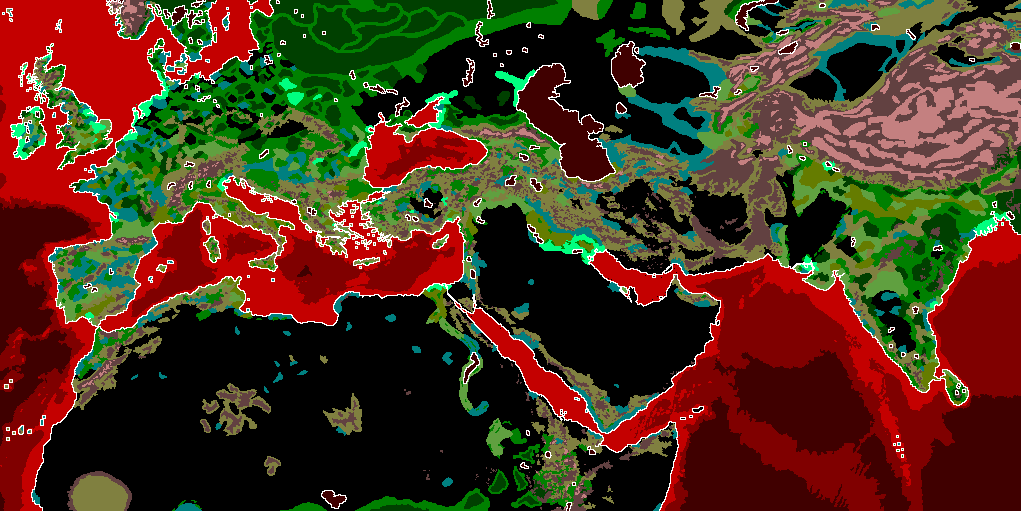
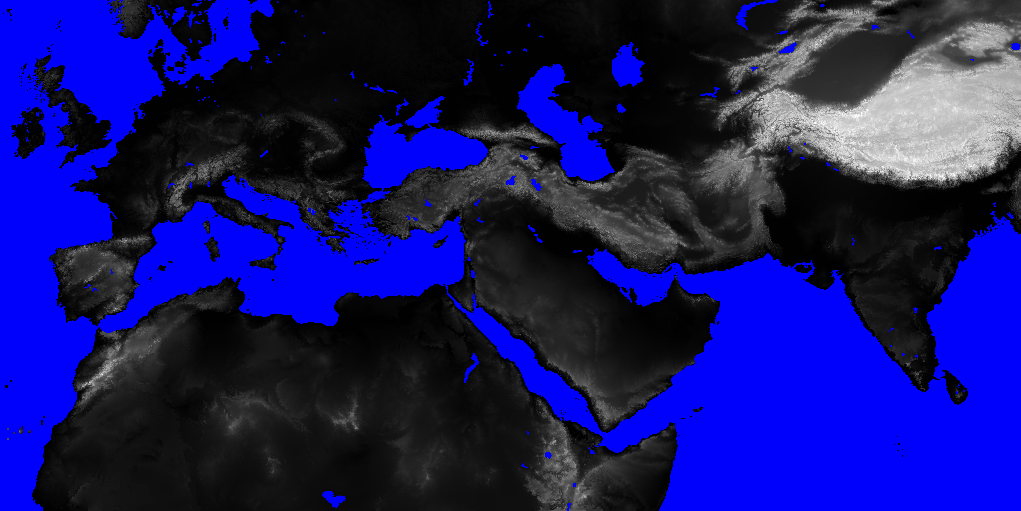
The second (1021, 511) image is a revision of the first. Changes to its layers:
showed "map_heights", moved it above "map_heights_lakes", painted on it over (x1=0, y1=0, x2=1021, y2=511)
showed "map_heights_lakes", painted on it over (x1=0, y1=0, x2=1021, y2=511)
hid "map_ground_types", painted on it over (x1=0, y1=0, x2=1021, y2=511)
